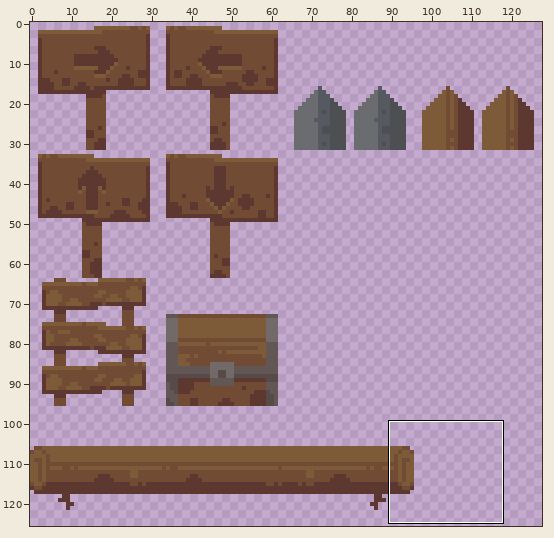
Two versions of one sprite sheet, assets/textures/level/Game Objects Tiles.png. The first picture is a wide view before the edit; the outline marks the close-up.
Close-up. The starting point:
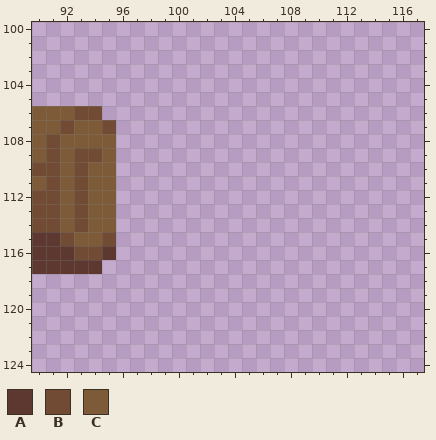
The file is 512x512 pixels, drawn in blocks of 4x4; one block is one cell here. Shown: x 90..117, y 100..124. The wide view leaves out empty margins.
Palette (. is transparent): A #5c3830  B #714b33  C #7e5b38
Pixels before, first column x 90:
106 CCCBB.
107 CCBCCB
108 CBCCCC
109 CBCBBC
110 BBCBCC
111 CBCBCC
112 BBCBCC
113 BBCBCC
114 BBCBCC
115 AABCCB
116 AAABBA
117 AAAAA.
The same view after the edit:
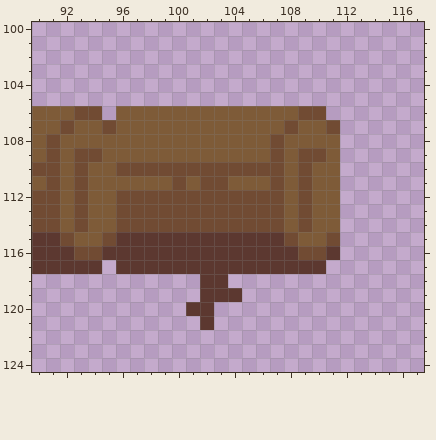
From old to new:
y 106: x 96..110 ............... -> CCCCCCCCCCCCCBB
y 107: x 96..111 ................ -> CCCCCCCCCCCCBCCB
y 108: x 96..111 ................ -> CCCCCCCCCCCBCCCC
y 109: x 96..111 ................ -> CCCCCCCCCCCBCBBC
y 110: x 96..111 ................ -> BBBBBBBBBBBBCBCC
y 111: x 96..111 ................ -> CCCCBCBBCCCBCBCC
y 112..114: x 96..111 ................ -> BBBBBBBBBBBBCBCC
y 115: x 96..111 ................ -> AAAAAAAAAAAABCCB
y 116: x 96..111 ................ -> AAAAAAAAAAAAABBA
y 117: x 96..110 ............... -> AAAAAAAAAAAAAAA
y 118: x 102..103 .. -> AA
y 119: x 102..104 ... -> AAA
y 120: x 101..102 .. -> AA
y 121: x 102 . -> A
Where, in picture pixels (left, top, right, bottom), the same in both close-ups:
added: (116, 106, 340, 330)
